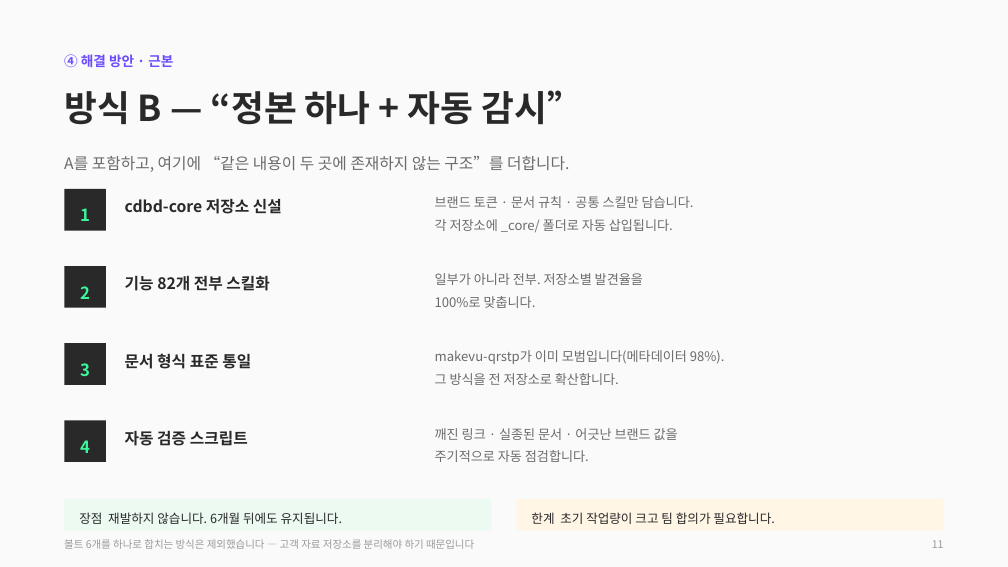
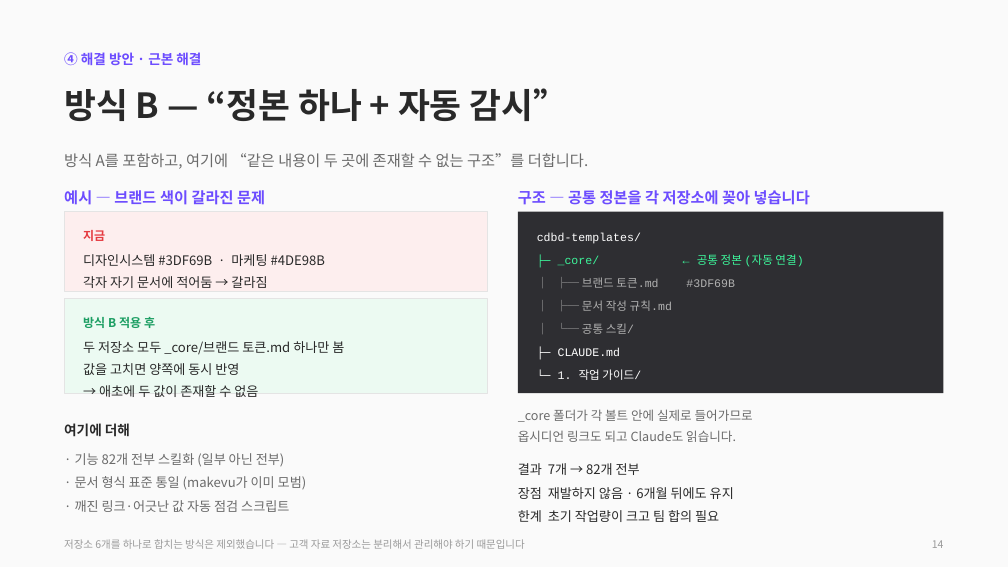
Before and after one commit to CdBd-in/design, a slide deck: slide 16 of CdBd 문서 체계 진단 및 개편 제안.pptx (slide 13 before the commit). Drawn at 1008x567 pixels with LibreOffice and Linux fonts; fonts in the diff are those of the drawing. Boxes give left, top, right and bottom in pixels: in the first picture for what was removed or moved away, otherwise in the second. Text is boxed around its words. In the diff, an @@ line names an element or a change of style, - is before the commit and + after.

```diff
--- a/CdBd 문서 체계 진단 및 개편 제안.pptx
+++ b/CdBd 문서 체계 진단 및 개편 제안.pptx
@@ text at [64,52,201,65]: text changed @@
-④ 해결 방안 · 근본
+④ 해결 방안 · 근본 해결
@@ text "방식 B — “정본 하나 ..." at [64,88,568,121]: size 34 to 33 pt @@
@@ text at [64,153,588,169]: text changed; size 15 to 14.5 pt @@
-A를 포함하고, 여기에 “같은 내용이 두 곳에 존재하지 않는 구조”를 더합니다.
+방식 A를 포함하고, 여기에 “같은 내용이 두 곳에 존재할 수 없는 구조”를 더합니다.
@@ rectangle removed at [64,189,106,231] @@
@@ text added at [64,190,265,205], 14.5 pt, text #6C4CFF, bold @@
+예시 — 브랜드 색이 갈라진 문제
@@ text removed at [80,208,90,221] @@
-1
@@ text removed at [435,196,694,232] @@
-브랜드 토큰 · 문서 규칙 · 공통 스킬만 담습니다.
-각 저장소에 _core/ 폴더로 자동 삽입됩니다.
@@ text added at [518,190,810,205], 14.5 pt, text #6C4CFF, bold @@
+구조 — 공통 정본을 각 저장소에 꽂아 넣습니다
@@ rectangle added at [64,212,488,291], fill #FDEEEE, outline #E4E4E4 1 pt @@
@@ text at [83,230,325,288]: text changed; size 15 to 12.5 pt; bold off @@
-cdbd-core 저장소 신설
+지금
+디자인시스템 #3DF69B · 마케팅 #4DE98B
+각자 자기 문서에 적어둠 → 갈라짐
@@ rectangle added at [518,212,944,393], fill #2E2E32 @@
@@ text at [537,233,803,380]: text changed; size 12.5 to 11 pt; font Noto Sans CJK KR to Courier New; text colour #6B6B6B to #B0B0B0 @@
-일부가 아니라 전부. 저장소별 발견율을
-100%로 맞춥니다.
+cdbd-templates/
+├─ _core/ ← 공통 정본 (자동 연결)
+│ ├─ 브랜드 토큰.md #3DF69B
+│ ├─ 문서 작성 규칙.md
+│ └─ 공통 스킬/
+├─ CLAUDE.md
+└─ 1. 작업 가이드/
@@ rectangle removed at [64,266,106,308] @@
@@ rectangle added at [64,299,488,393], fill #ECFAF2, outline #E4E4E4 1 pt @@
@@ text removed at [80,286,90,299] @@
-2
@@ text removed at [125,276,269,291] @@
-기능 82개 전부 스킬화
@@ text added at [83,317,344,397], 12.5 pt, text #292929 @@
+방식 B 적용 후
+두 저장소 모두 _core/브랜드 토큰.md 하나만 봄
+값을 고치면 양쪽에 동시 반영
+→ 애초에 두 값이 존재할 수 없음
@@ rectangle removed at [64,343,106,385] @@
@@ text removed at [125,353,251,369] @@
-문서 형식 표준 통일
@@ text removed at [435,350,725,385] @@
-makevu-qrstp가 이미 모범입니다(메타데이터 98%).
-그 방식을 전 저장소로 확산합니다.
@@ text removed at [80,363,90,376] @@
-3
@@ text added at [518,409,753,442], 12 pt, text #6B6B6B @@
+_core 폴더가 각 볼트 안에 실제로 들어가므로
+옵시디언 링크도 되고 Claude도 읽습니다.
@@ rectangle removed at [64,420,106,462] @@
@@ text added at [64,423,307,512], 12.5 pt, text #6B6B6B @@
+여기에 더해
+· 기능 82개 전부 스킬화 (일부 아닌 전부)
+· 문서 형식 표준 통일 (makevu가 이미 모범)
+· 깨진 링크·어긋난 값 자동 점검 스크립트
@@ text removed at [80,440,90,453] @@
-4
@@ text removed at [125,431,248,446] @@
-자동 검증 스크립트
@@ text removed at [435,428,678,462] @@
-깨진 링크 · 실종된 문서 · 어긋난 브랜드 값을
-주기적으로 자동 점검합니다.
@@ text at [518,463,734,522]: text changed; size 12 to 12.5 pt @@
-한계 초기 작업량이 크고 팀 합의가 필요합니다.
+결과 7개 → 82개 전부
+장점 재발하지 않음 · 6개월 뒤에도 유지
+한계 초기 작업량이 크고 팀 합의 필요
@@ rectangle removed at [64,499,492,531] @@
@@ rectangle removed at [516,499,944,531] @@
@@ text at [64,539,525,549]: text changed @@
-볼트 6개를 하나로 합치는 방식은 제외했습니다 — 고객 자료 저장소를 분리해야 하기 때문입니다
+저장소 6개를 하나로 합치는 방식은 제외했습니다 — 고객 자료 저장소는 분리해서 관리해야 하기 때문입니다
@@ text removed at [79,512,343,524] @@
-장점 재발하지 않습니다. 6개월 뒤에도 유지됩니다.
@@ text at [932,540,944,548]: text changed @@
-11
+14
```
Also in this commit, not shown: 13 other slides changed, 5 slides added, 2 slides removed.
